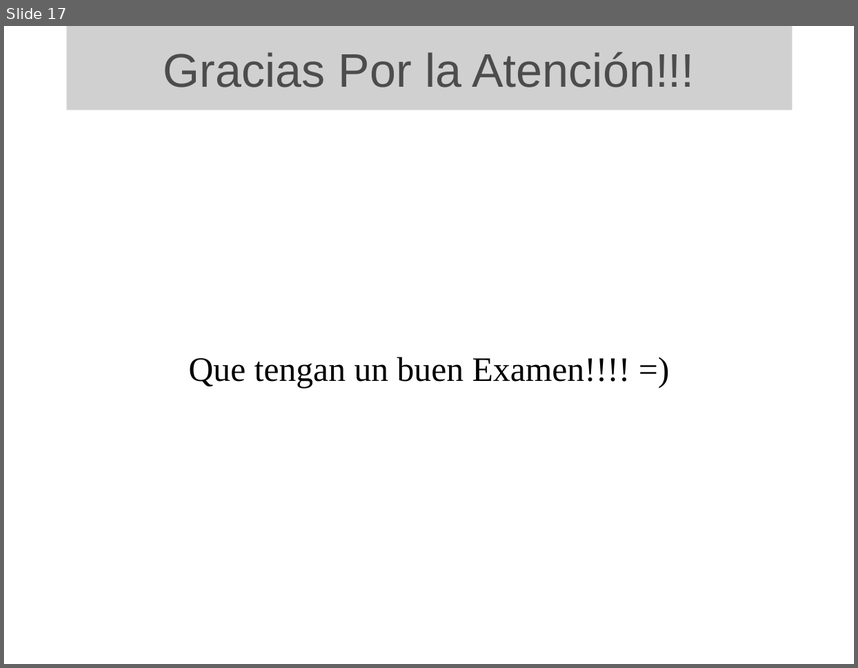
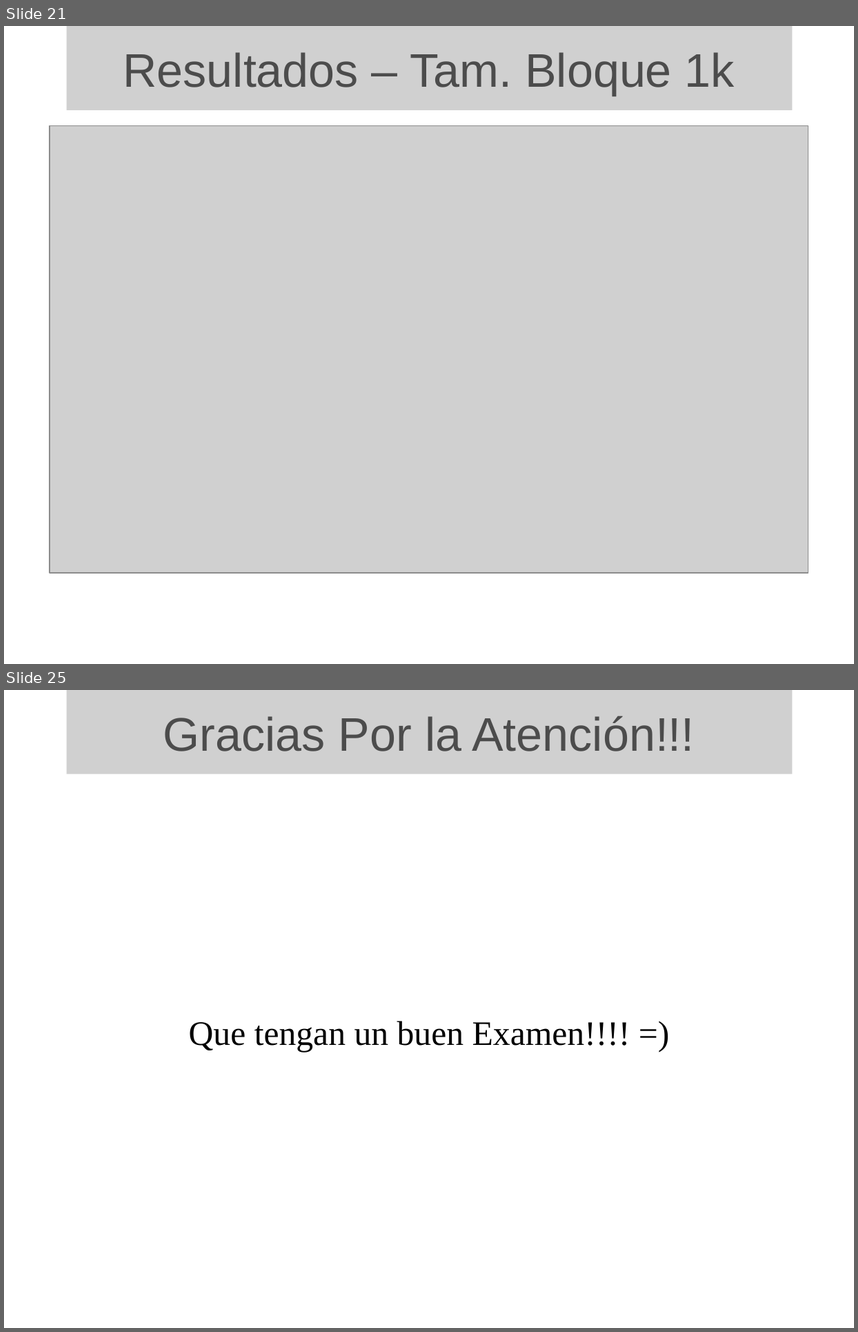
Before and after one commit to ghuttemann/ext3bench, a slide deck: src/presentacion/evaluacion-ext3 v2.odp. Shown one above the other, each under a label of ours: slide 17 before the commit, slides 21 and 25 after it; the slides between them are not shown. The pictures are 858x668 and 858x1332 pixels, drawn with LibreOffice and Linux fonts; fonts in the diff are those of the drawing; grey boxes stand for pictures; background and template pictures are left out. Boxes give left, top, right and bottom in pixels: in the first picture for what was removed or moved away, otherwise in the second. Text is boxed around its words. In the diff, an @@ line names an element or a change of style, - is before the commit and + after.

Commit message:
Presentacion con los resultados

```diff
--- a/src/presentacion/evaluacion-ext3 v2.odp
+++ b/src/presentacion/evaluacion-ext3 v2.odp
@@ slide 21 added at <box>4,26,854,664</box>, background picture (left out) @@
@@ picture added at <box>67,26,793,110</box>, 44 pt, text #4C4C4C @@
+Resultados – Tam. Bloque 1k
@@ picture added at <box>50,125,809,572</box> @@
@@ what was slide 17 is now slide 25 @@
```
Also in this commit, not shown: 5 slides changed, 7 other slides added, 4 other files.
